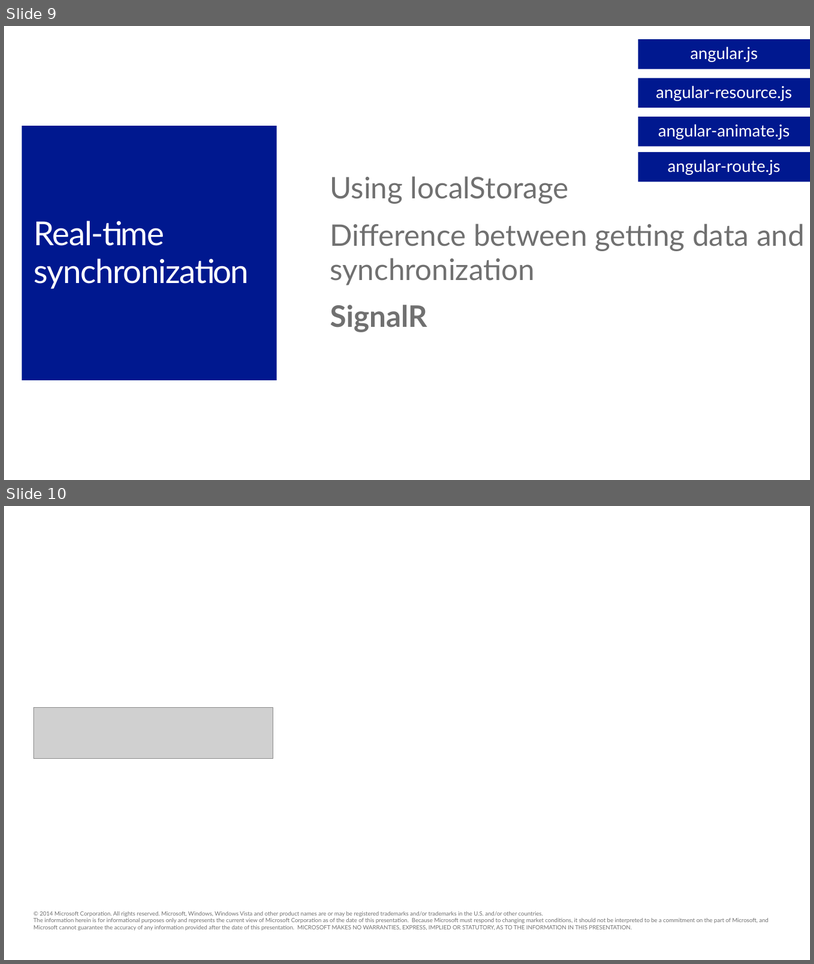
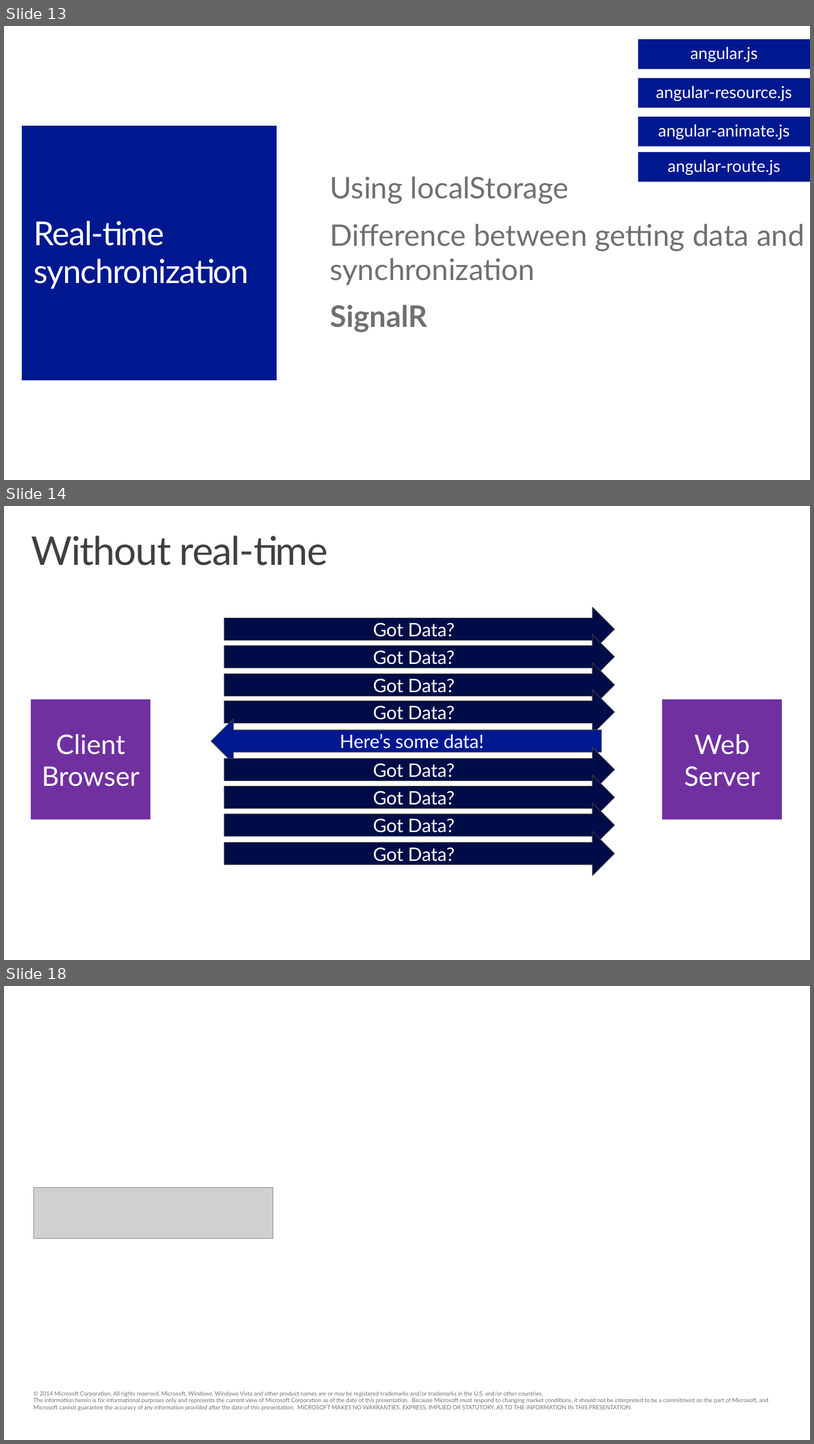
Before and after one commit to jongalloway/Angular-and-ASPNET-Build2014, a slide deck: AngularMTG/Slides/Building a Single Page Application with ASP.NET and Angular.js.pptx. Shown one above the other, each under a label of ours: slides 9 and 10 before the commit, slides 13, 14 and 18 after it; the slides between them are not shown. The pictures are 814x964 and 814x1444 pixels, drawn with LibreOffice and Linux fonts; fonts in the diff are those of the drawing; grey boxes stand for pictures; background and template pictures are left out. Boxes give left, top, right and bottom in pixels: in the first picture for what was removed or moved away, otherwise in the second. Text is boxed around its words. In the diff, an @@ line names an element or a change of style, - is before the commit and + after.

Commit message:
Updated deck

```diff
--- a/AngularMTG/Slides/Building a Single Page Application with ASP.NET and Angular.js.pptx
+++ b/AngularMTG/Slides/Building a Single Page Application with ASP.NET and Angular.js.pptx
@@ slide 14 added at (4,506,810,960), background #FFFFFF @@
@@ title added at (31,535,328,565), 48 pt, text #404040 @@
+Without real-time
@@ right arrow added at (225,607,615,651), fill #000C48, outline #404040 0.75 pt, 22.4 pt, text #FFFFFF @@
+Got Data?
@@ right arrow added at (225,634,615,679), fill #000C48, outline #404040 0.75 pt, 22.4 pt, text #FFFFFF @@
+Got Data?
@@ right arrow added at (225,663,615,707), fill #000C48, outline #404040 0.75 pt, 22.4 pt, text #FFFFFF @@
+Got Data?
@@ rectangle added at (30,699,150,819), fill #7030A0, 32.6 pt, text #FFFFFF @@
+Client Browser
@@ right arrow added at (225,690,615,734), fill #000C48, outline #404040 0.75 pt, 22.4 pt, text #FFFFFF @@
+Got Data?
@@ rectangle added at (663,699,783,819), fill #7030A0, 32.6 pt, text #FFFFFF @@
+Web
+Server
@@ right arrow added at (212,719,602,763), fill #00188F, outline #404040 0.75 pt, 22.4 pt, text #FFFFFF @@
+Here’s some data!
@@ right arrow added at (225,747,615,792), fill #000C48, outline #404040 0.75 pt, 22.4 pt, text #FFFFFF @@
+Got Data?
@@ right arrow added at (225,775,615,819), fill #000C48, outline #404040 0.75 pt, 22.4 pt, text #FFFFFF @@
+Got Data?
@@ right arrow added at (225,802,615,847), fill #000C48, outline #404040 0.75 pt, 22.4 pt, text #FFFFFF @@
+Got Data?
@@ right arrow added at (225,831,615,876), fill #000C48, outline #404040 0.75 pt, 22.4 pt, text #FFFFFF @@
+Got Data?
@@ what was slide 9 is now slide 13 @@
@@ what was slide 10 is now slide 18 @@
```
Also in this commit, not shown: 7 other slides added.
